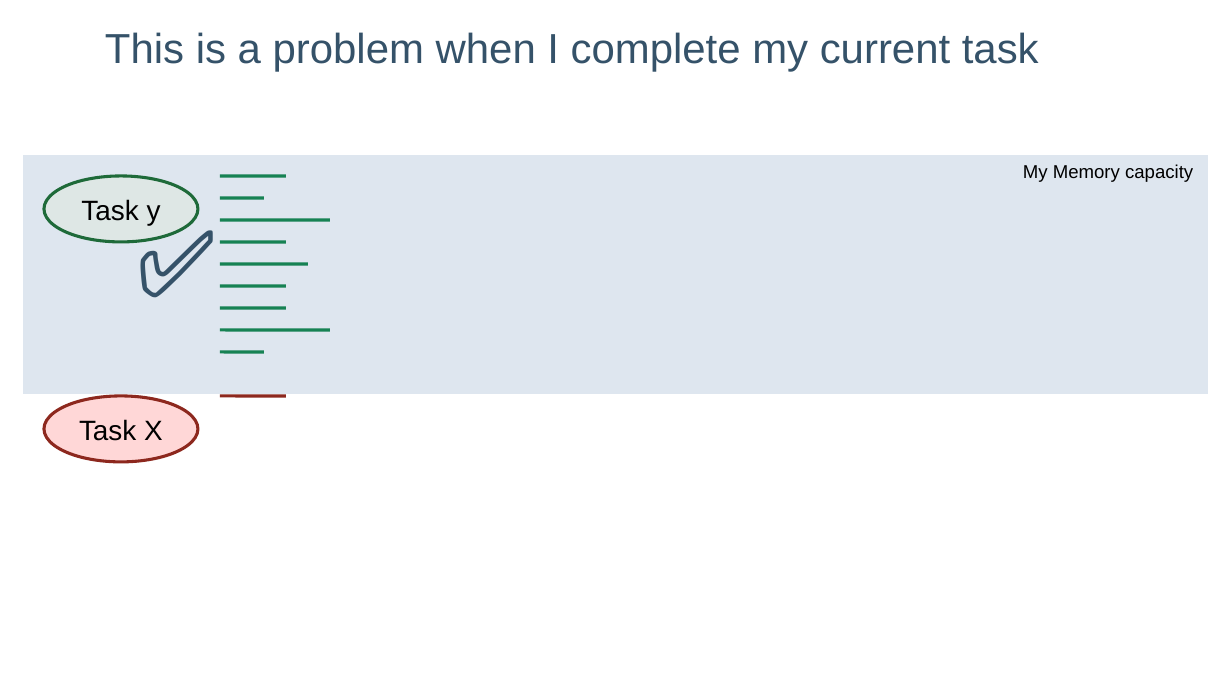
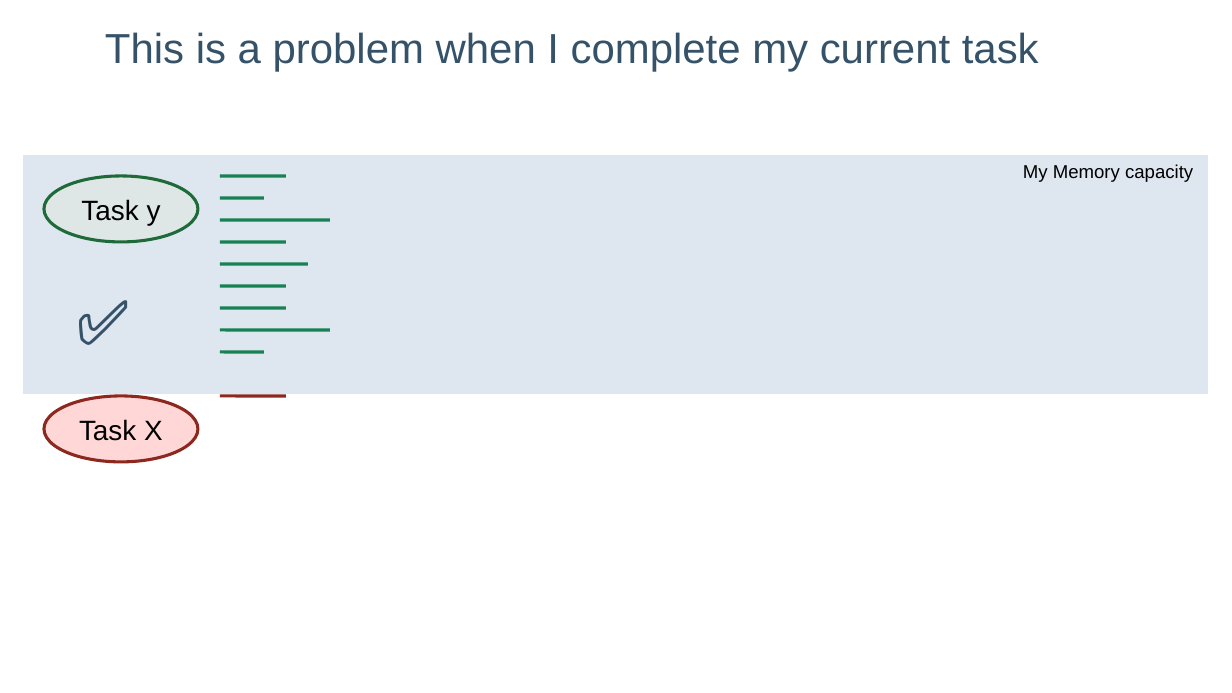
Before and after one commit to lelanthran/frame, a slide deck: slide 14 of docs/FrameIntroduction.odp. Drawn at 1232x693 pixels with LibreOffice and Linux fonts; fonts in the diff are those of the drawing; background and template pictures are left out. Boxes give left, top, right and bottom in pixels: in the first picture for what was removed or moved away, otherwise in the second. Text is boxed around its words. In the diff, an @@ line names an element or a change of style, - is before the commit and + after.

```diff
--- a/docs/FrameIntroduction.odp
+++ b/docs/FrameIntroduction.odp
@@ text "✅" moved from (x1=126, y1=198, x2=265, y2=337) to (x1=66, y1=276, x2=205, y2=396) @@
@@ text "✅" at (x1=66, y1=276, x2=205, y2=396): size 60 to 40 pt @@
```
Also in this commit, not shown: 8 other slides changed.
